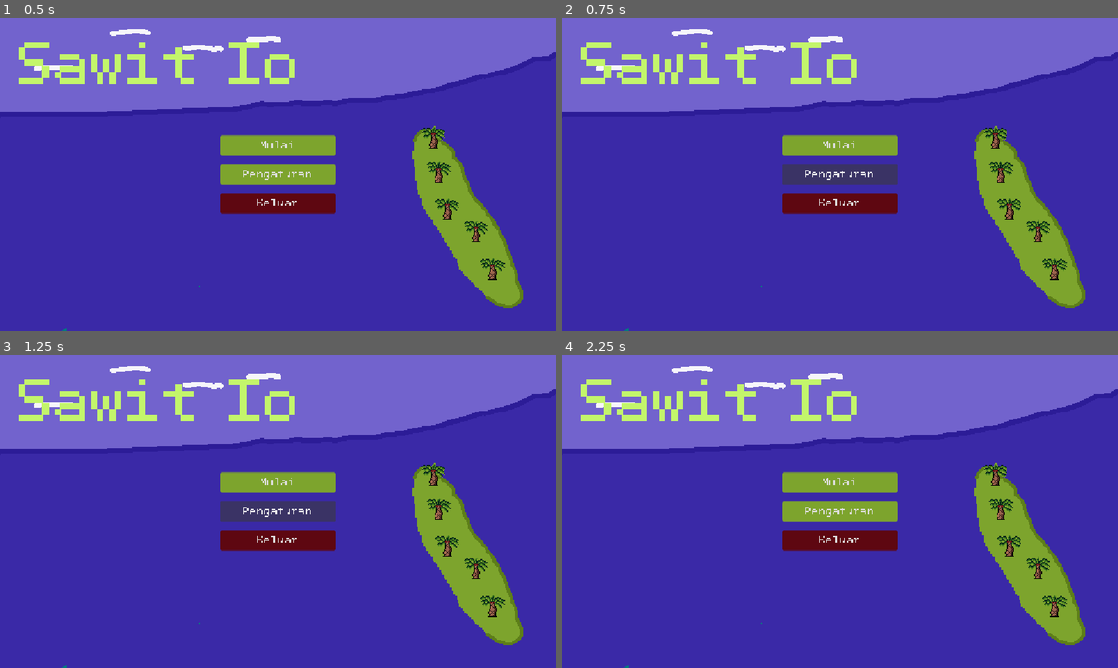
Above: before the commit, frames 1-4 (two rows, left to right).
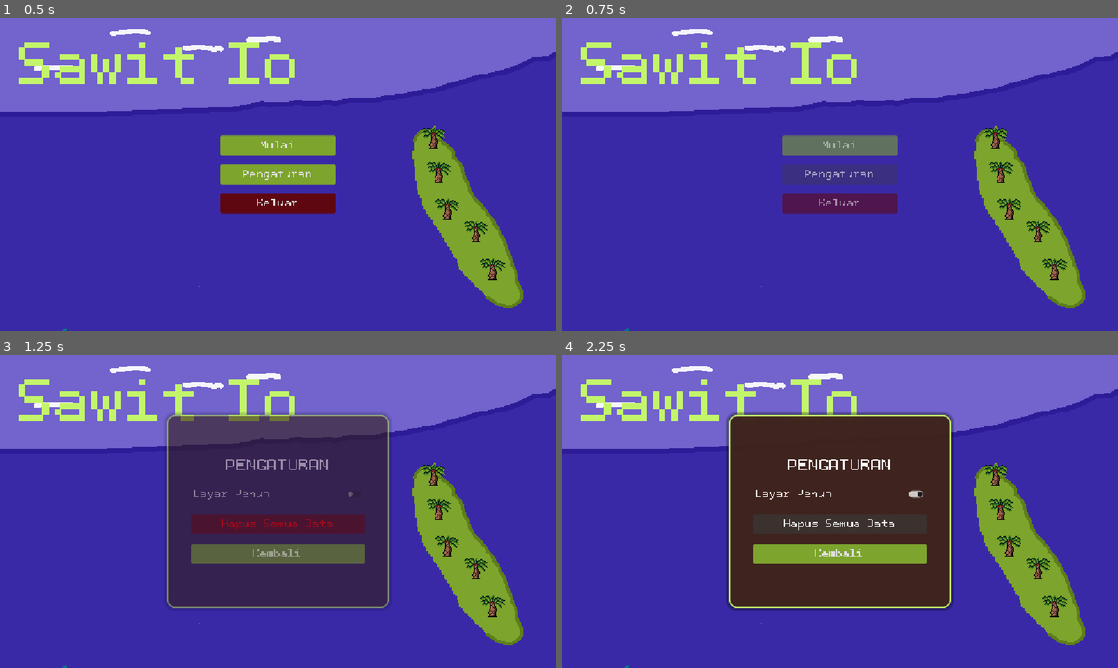
Above: after the commit, the same moments.

Repository: azizul987/Sawit-io
Game: Godot game, scene res://Scene/MainMenui.tscn
Same seed, same stepped clock (60 frames per second), same inputs: the game is played once before the commit and once after it.
Inputs (mouse positions are in pixels of both pictures, inside the frame that each line leads up to):
- Up to frame 1 (0.5 s): no input
- Up to frame 2 (0.75 s): click "Pengaturan" at 0.5 s
- Up to frame 3 (1.25 s): no input
- Up to frame 4 (2.25 s): click (840, 492) at 1.25 s, where only the run after the commit has a clickable "Layar Penuh"; click (840, 524) at 2 s, where only the run after the commit has a clickable "Hapus Semua Data"

Frame 1 is identical in both runs. In frame 2, 4.1% of the frame differs, in the area x 39-61%, y 37-63%; in frame 3, 24%; in frame 4, 26%, in the area x 29-71%, y 18-82%.

Commit message:
tambah setting di main menu

Diff:
--- a/Scene/MainMenui.tscn
+++ b/Scene/MainMenui.tscn
@@ -364,6 +364,77 @@
 theme_override_styles/normal = ExtResource("5_43fsk")
 text = "Keluar"
 
+[node name="SettingsMenu" type="Control" parent="CanvasLayer"]
+visible = false
+layout_mode = 3
+anchors_preset = 15
+anchor_right = 1.0
+anchor_bottom = 1.0
+grow_horizontal = 2
+grow_vertical = 2
+
+[node name="Panel" type="Panel" parent="CanvasLayer/SettingsMenu"]
+layout_mode = 1
+anchors_preset = 8
+anchor_left = 0.5
+anchor_top = 0.5
+anchor_right = 0.5
+anchor_bottom = 0.5
+offset_left = -230.0
+offset_top = -200.0
+offset_right = 230.0
+offset_bottom = 200.0
+grow_horizontal = 2
+grow_vertical = 2
+theme_override_styles/panel = ExtResource("5_panel_style")
+
+[node name="VBoxContainer" type="VBoxContainer" parent="CanvasLayer/SettingsMenu"]
+layout_mode = 1
+anchors_preset = 8
+anchor_left = 0.5
+anchor_top = 0.5
+anchor_right = 0.5
+anchor_bottom = 0.5
+offset_left = -180.0
+offset_top = -150.0
+offset_right = 180.0
+offset_bottom = 150.0
+grow_horizontal = 2
+grow_vertical = 2
+theme_override_constants/separation = 20
+alignment = 1
+
+[node name="Label" type="Label" parent="CanvasLayer/SettingsMenu/VBoxContainer"]
+layout_mode = 2
+theme_override_fonts/font = ExtResource("1_k3gr3")
+theme_override_font_sizes/font_size = 36
+text = "PENGATURAN"
+horizontal_alignment = 1
+
+[node name="FullscreenBtn" type="CheckButton" parent="CanvasLayer/SettingsMenu/VBoxContainer"]
+custom_minimum_size = Vector2(0, 42)
+layout_mode = 2
+theme_override_fonts/font = ExtResource("1_k3gr3")
+theme_override_font_sizes/font_size = 24
+text = "Layar Penuh"
+
+[node name="DeleteSaveBtn" type="Button" parent="CanvasLayer/SettingsMenu/VBoxContainer"]
+custom_minimum_size = Vector2(0, 42)
+layout_mode = 2
+theme_override_colors/font_color = Color(1, 0, 0, 1)
+theme_override_fonts/font = ExtResource("1_k3gr3")
+theme_override_font_sizes/font_size = 24
+theme_override_styles/normal = ExtResource("5_43fsk")
+text = "Hapus Semua Data"
+
+[node name="KembaliBtn" type="Button" parent="CanvasLayer/SettingsMenu/VBoxContainer"]
+custom_minimum_size = Vector2(0, 42)
+layout_mode = 2
+theme_override_fonts/font = ExtResource("1_k3gr3")
+theme_override_font_sizes/font_size = 24
+theme_override_styles/normal = ExtResource("5_a0ht3")
+text = "Kembali"
+
 [node name="AnimationPlayer" type="AnimationPlayer" parent="." unique_id=1856931493]
 libraries/ = SubResource("AnimationLibrary_w84f2")
 
--- a/Scene/main_menui.gd
+++ b/Scene/main_menui.gd
@@ -10,14 +10,27 @@
 @onready var pengaturan_button: Button = $CanvasLayer/Menu_Awal/VBoxContainer/Pengaturan
 @onready var keluar_button: Button = $CanvasLayer/Menu_Awal/VBoxContainer/Keluar
 
+@onready var settings_menu: Control = $CanvasLayer/SettingsMenu
+@onready var fullscreen_btn: CheckButton = $CanvasLayer/SettingsMenu/VBoxContainer/FullscreenBtn
+@onready var delete_save_btn: Button = $CanvasLayer/SettingsMenu/VBoxContainer/DeleteSaveBtn
+@onready var settings_kembali_btn: Button = $CanvasLayer/SettingsMenu/VBoxContainer/KembaliBtn
+
 # Called when the node enters the scene tree for the first time.
 func _ready() -> void:
 	show_menu_awal()
 	add_button.pressed.connect(_on_add_button_pressed)
 	pengaturan_button.pressed.connect(_on_pengaturan_pressed)
 	keluar_button.pressed.connect(_on_keluar_pressed)
+
+	fullscreen_btn.toggled.connect(_on_fullscreen_toggled)
+	delete_save_btn.pressed.connect(_on_delete_save_pressed)
+	settings_kembali_btn.pressed.connect(_on_settings_kembali_pressed)
+
+	fullscreen_btn.button_pressed = (DisplayServer.window_get_mode() == DisplayServer.WINDOW_MODE_FULLSCREEN)
+
 	_refresh_slots()
 	$CanvasLayer/SaveMenu.hide()
+	settings_menu.hide()
 
 # Called every frame. 'delta' is the elapsed time since the previous frame.
 func _process(delta: float) -> void:
@@ -38,7 +51,34 @@
 
 func _on_pengaturan_pressed() -> void:
 	_animate_button_click(pengaturan_button)
-	print("Menu Pengaturan belum tersedia.")
+	$AnimationPlayer.play("menu_hide")
+	await $AnimationPlayer.animation_finished
+	$CanvasLayer/Menu_Awal.hide()
+
+	settings_menu.modulate = Color(1, 1, 1, 0)
+	settings_menu.show()
+	var tween = create_tween()
+	tween.tween_property(settings_menu, "modulate", Color(1, 1, 1, 1), 0.3)
+
+func _on_fullscreen_toggled(toggled_on: bool) -> void:
+	if toggled_on:
+		DisplayServer.window_set_mode(DisplayServer.WINDOW_MODE_FULLSCREEN)
+	else:
+		DisplayServer.window_set_mode(DisplayServer.WINDOW_MODE_WINDOWED)
+
+func _on_delete_save_pressed() -> void:
+	_animate_button_click(delete_save_btn)
+	SaveManager.delete_current_save()
+	# Refresh UI save list in case a save was active or just to be clean
+	_refresh_slots()
+
+func _on_settings_kembali_pressed() -> void:
+	_animate_button_click(settings_kembali_btn)
+	var tween = create_tween()
+	tween.tween_property(settings_menu, "modulate", Color(1, 1, 1, 0), 0.3)
+	await tween.finished
+	settings_menu.hide()
+	show_menu_awal()
 
 func _on_keluar_pressed() -> void:
 	_animate_button_click(keluar_button)
--- a/Ui/Ui_Main.tscn
+++ b/Ui/Ui_Main.tscn
@@ -10,7 +10,6 @@
 [ext_resource type="PackedScene" uid="uid://yafkb03mfrdh" path="res://Logic/object_For_skrip/updatebtn.tscn" id="7_raqhj"]
 [ext_resource type="Resource" uid="uid://dg02w7l0srhat" path="res://Logic/Data Templete/Data/ress/updatedatabase.tres" id="7_wbkow"]
 [ext_resource type="Texture2D" uid="uid://cxfbrmrvjdrf1" path="res://temp tekture/dark frame 03.png" id="10_4a1h5"]
-
 [sub_resource type="StyleBoxFlat" id="StyleBoxFlat_4a1h5"]
 bg_color = Color(0.16078432, 0.16078432, 0.16078432, 1)
 corner_radius_top_left = 4
